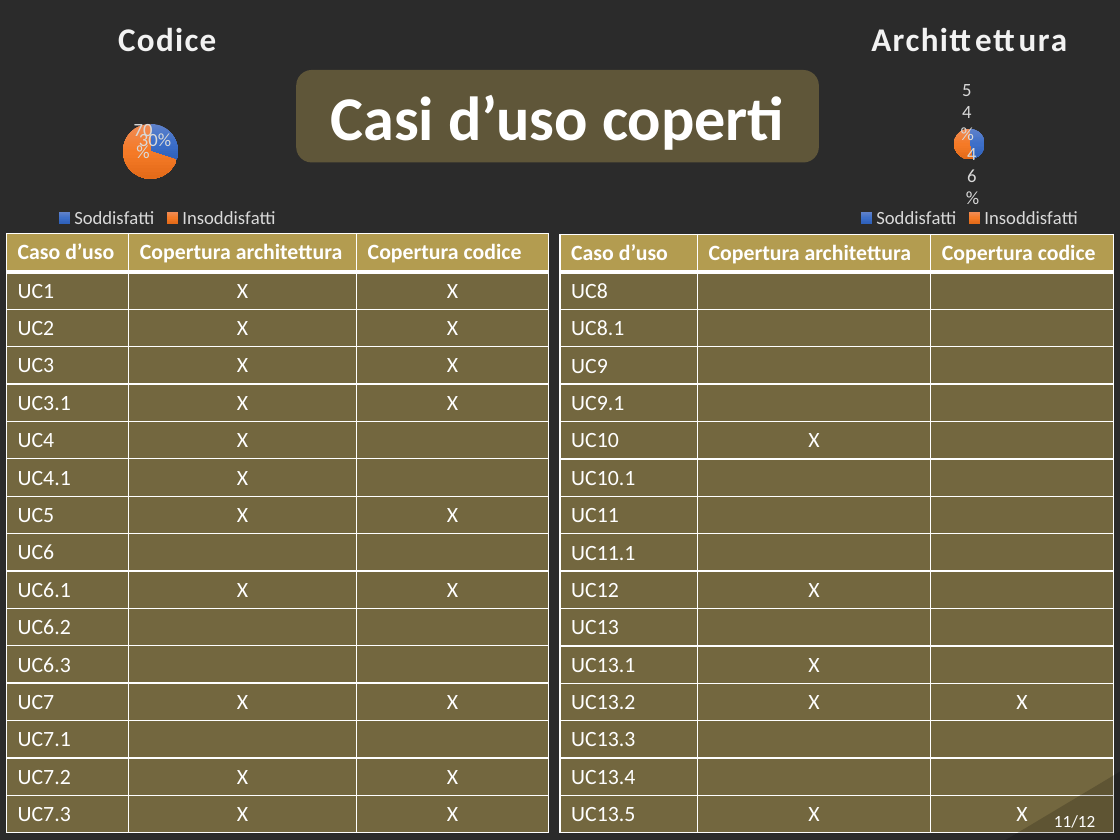
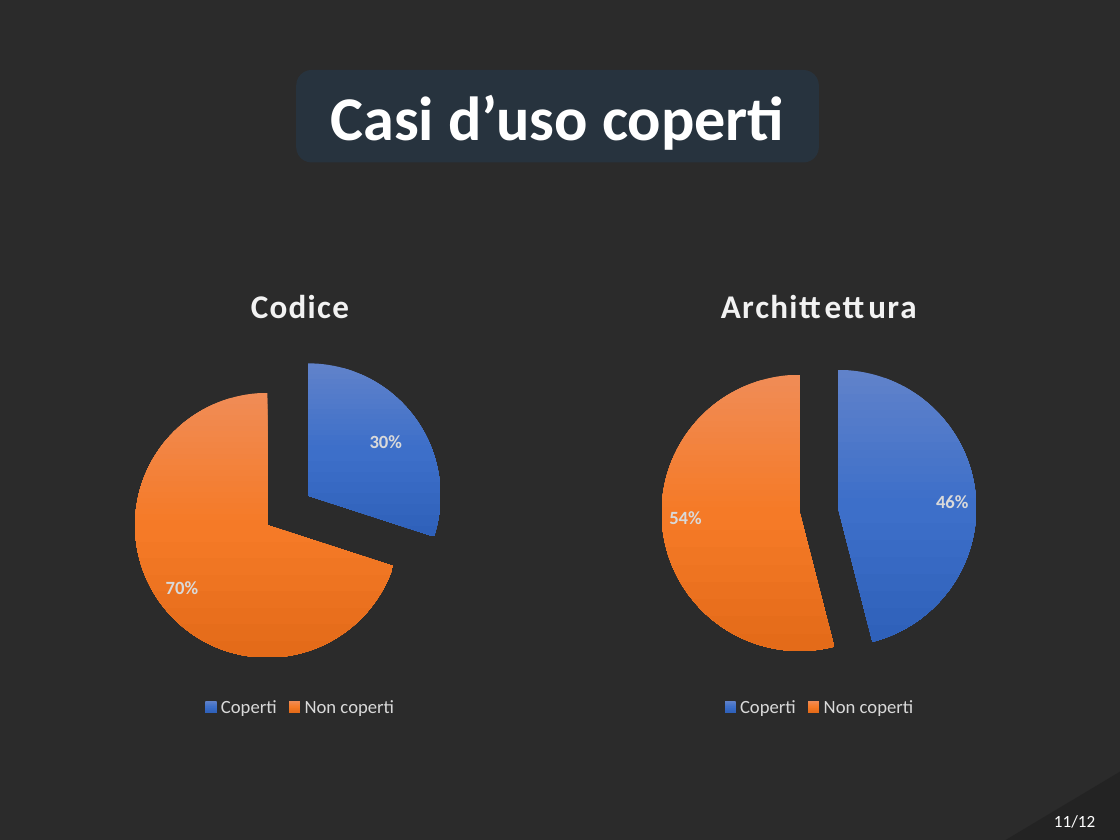
Before and after one commit to Italiaracerx/progettoSWE, a slide deck: slide 11 of Presentazioni/Presentazioni PB/Presentazione PB.pptx. Drawn at 1120x840 pixels with LibreOffice and Linux fonts; fonts in the diff are those of the drawing; background and template pictures are left out; a plain dark background stands for a picture behind light text. Boxes give left, top, right and bottom in pixels: in the first picture for what was removed or moved away, otherwise in the second. Text is boxed around its words. In the diff, an @@ line names an element or a change of style, - is before the commit and + after.

```diff
--- a/Presentazioni/Presentazioni PB/Presentazione PB.pptx
+++ b/Presentazioni/Presentazioni PB/Presentazione PB.pptx
@@ rounded rectangle at (296, 71, 819, 164): fill #FCD965 at 25% opacity to #1F4E79 at 25% opacity @@
@@ table removed at (7, 233, 548, 831), 16 rows, 3 columns @@
-Caso d’uso | Copertura architettura | Copertura codice
-UC1 | X | X
-UC2 | X | X
-UC3 | X | X
-UC3.1 | X | X
-UC4 | X | 
-UC4.1 | X | 
-UC5 | X | X
-UC6 |  | 
-UC6.1 | X | X
-UC6.2 |  | 
-UC6.3 |  | 
-UC7 | X | X
-UC7.1 |  | 
-UC7.2 | X | X
-UC7.3 | X | X
@@ table removed at (560, 234, 1113, 831), 16 rows, 3 columns @@
-Caso d’uso | Copertura architettura | Copertura codice
-UC8 |  | 
-UC8.1 |  | 
-UC9 |  | 
-UC9.1 |  | 
-UC10 | X | 
-UC10.1 |  | 
-UC11 |  | 
-UC11.1 |  | 
-UC12 | X | 
-UC13 |  | 
-UC13.1 | X | 
-UC13.2 | X | X
-UC13.3 |  | 
-UC13.4 |  | 
-UC13.5 | X | X
@@ pie chart at (82, 262, 517, 724) @@
-categories: Soddisfatti, Insoddisfatti
+categories: Coperti, Non coperti
@@ data labels of Series 1 changed @@
@@ pie chart: place and size @@
-pie chart at (0, 0, 335, 233)
+pie chart at (82, 262, 517, 724)
@@ pie chart at (600, 262, 1038, 724) @@
-categories: Soddisfatti, Insoddisfatti
+categories: Coperti, Non coperti
@@ data labels of Archittettura changed @@
@@ pie chart: place and size @@
-pie chart at (819, 0, 1120, 233)
+pie chart at (600, 262, 1038, 724)
```
Also in this commit, not shown: 11 other slides changed.
